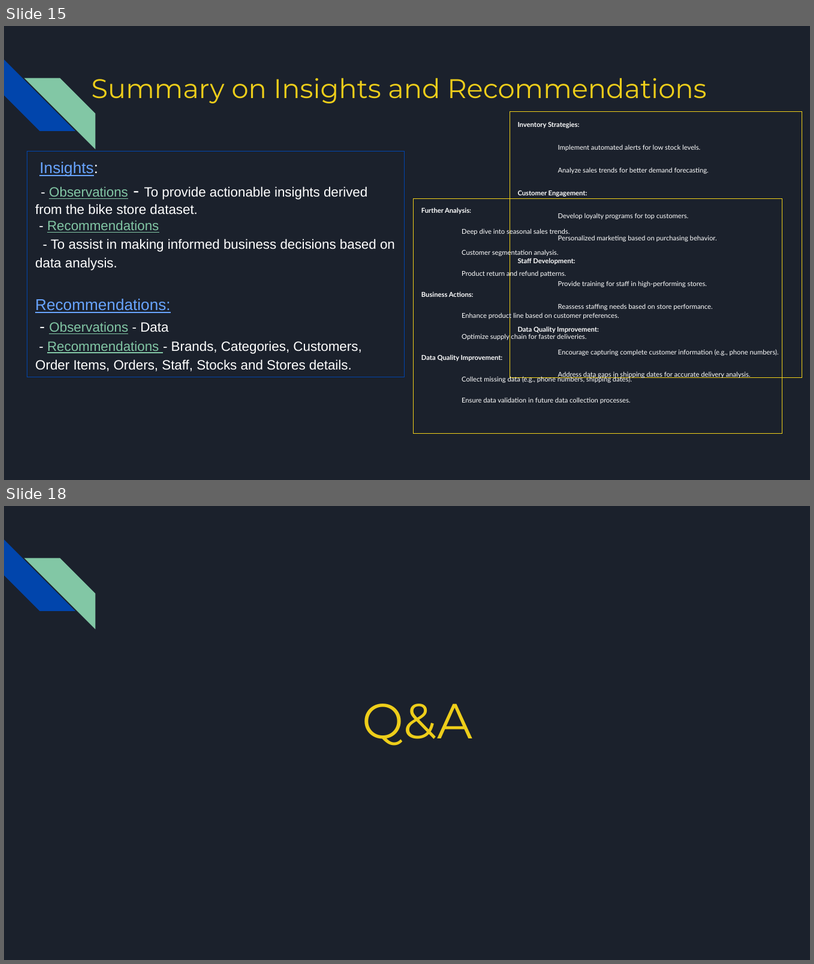
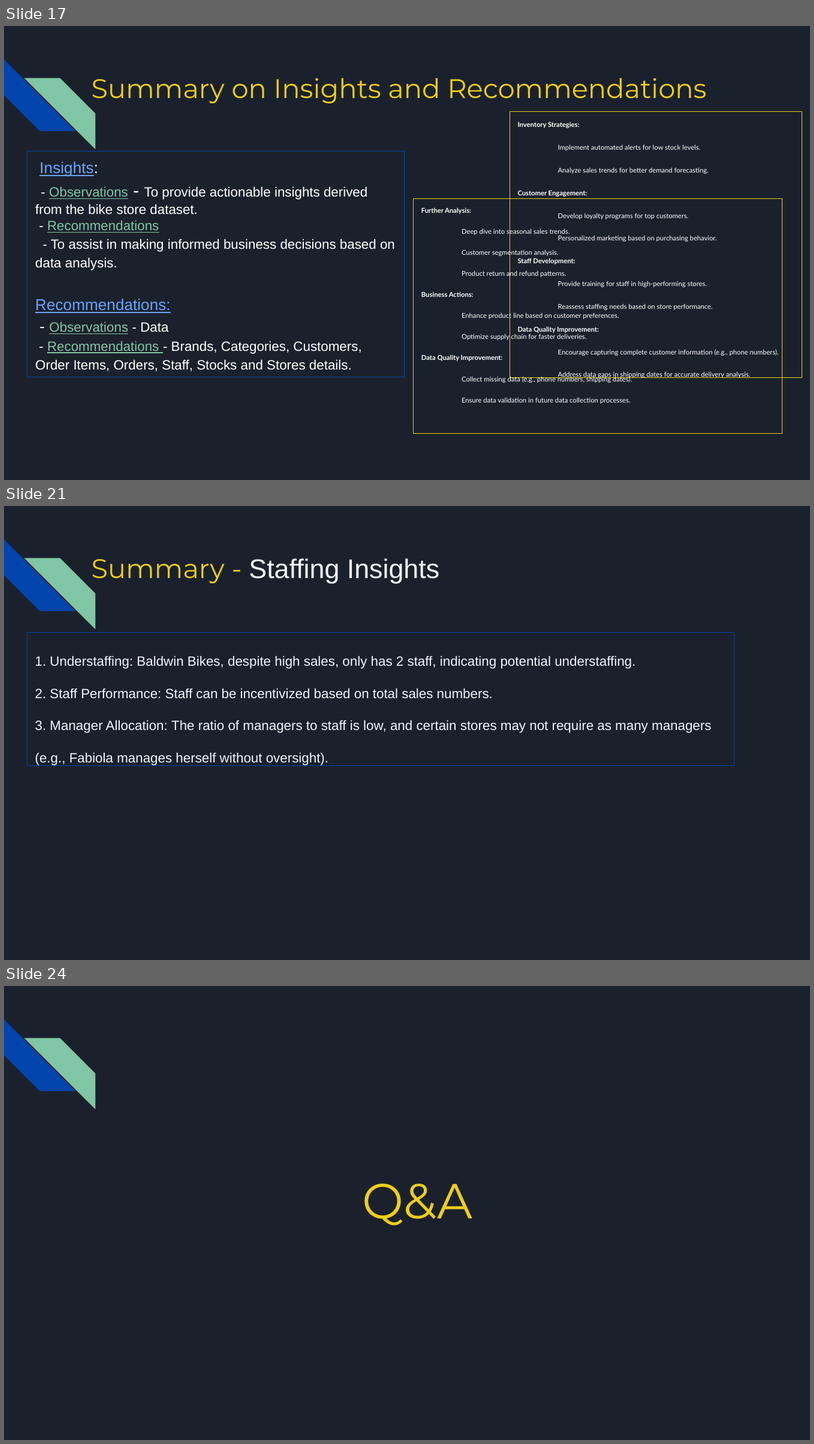
Before and after one commit to Manju-crz/sql_mini_project, a slide deck: SQL Miniproject Group 3 - Bike Store.pptx. Shown one above the other, each under a label of ours: slides 15 and 18 before the commit, slides 17, 21 and 24 after it; the slides between them are not shown. The pictures are 814x964 and 814x1444 pixels, drawn with LibreOffice and Linux fonts; fonts in the diff are those of the drawing. Boxes give left, top, right and bottom in pixels: in the first picture for what was removed or moved away, otherwise in the second. Text is boxed around its words. In the diff, an @@ line names an element or a change of style, - is before the commit and + after.

```diff
--- a/SQL Miniproject Group 3 - Bike Store.pptx
+++ b/SQL Miniproject Group 3 - Bike Store.pptx
@@ slide 21 added at (4,506,810,960), background #1B212C; not listed: 2 template elements that a slide beside it also shows @@
@@ title added at (92,558,440,583), 24 pt, text #F0F6FC @@
+Summary - Staffing Insights
@@ rectangle added at (27,633,735,766), outline #0145AC 0.75 pt, 12 pt, text #F0F6FC @@
+1. Understaffing: Baldwin Bikes, despite high sales, only has 2 staff, indicating potential understaffing.
+2. Staff Performance: Staff can be incentivized based on total sales numbers.
+3. Manager Allocation: The ratio of managers to staff is low, and certain stores may not require as many managers (e.g., Fabiola manages herself without oversight).
@@ what was slide 15 is now slide 17 @@
@@ what was slide 18 is now slide 24 @@
```
Also in this commit, not shown: 3 slides changed, 3 other slides added, 1 slide removed.
